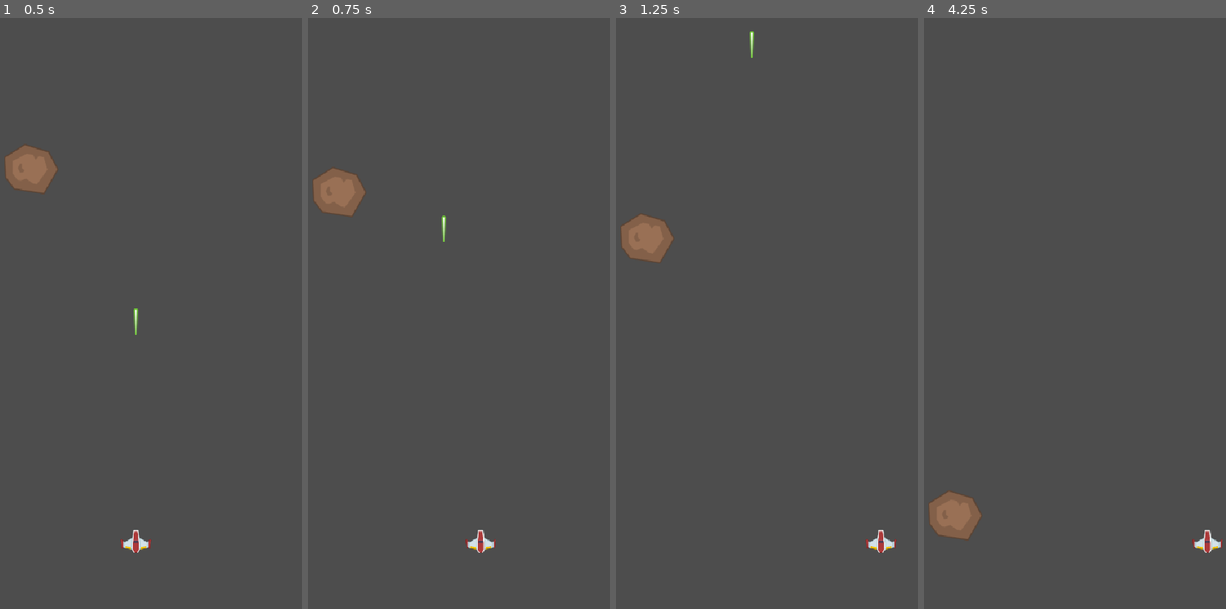
Above: before the commit, frames 1-4 (left to right).
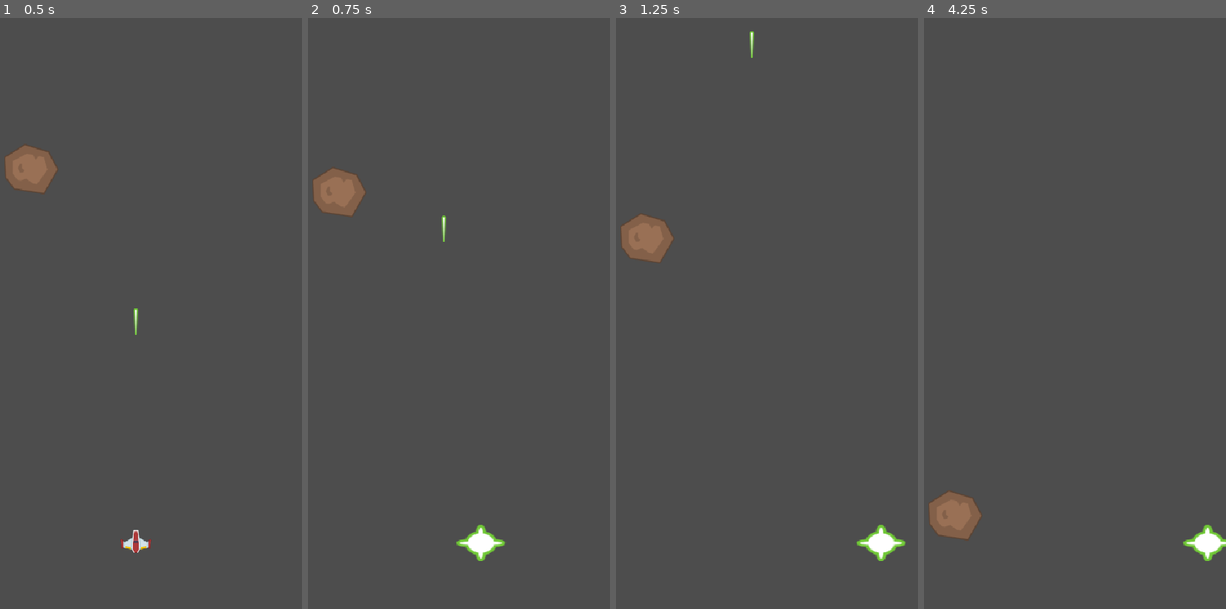
Above: after the commit, the same moments.

Repository: patsygibson/the_space_waste_game
Game: Godot game, scene res://scenes/main.tscn
Same seed, same stepped clock (60 frames per second), same inputs: the game is played once before the commit and once after it.
Inputs:
- Up to frame 1 (0.5 s): no input
- Up to frame 2 (0.75 s): hold Right (move_right) from 0.53 s (still down); tap W (shield_activation, bound only after the commit) at 0.6 s
- Up to frame 3 (1.25 s): keep holding Right (move_right)
- Up to frame 4 (4.25 s): release Right (move_right) at 1.28 s; hold Down (move_down) 1.28-2.03 s; tap Space (shoot) at 1.35, 3.6 s; tap W (shield_activation, bound only after the commit) at 1.55, 2.1, 2.85, 3.8 s; hold Right (move_right) 2.03-2.78 s; hold Up (move_up) 2.78-3.53 s; hold Left (move_left) from 3.53 s (still down)

Frame 1 is identical in both runs. In frame 2, 0.5% of the frame differs, in the area x 49-66%, y 85-92%; in frame 3, 0.5%, in the area x 79-96%, y 85-92%; in frame 4, 0.5%.

Commit message:
ADDED SHIELD FUNCTION

Diff:
--- a/project.godot
+++ b/project.godot
@@ -31,11 +31,6 @@
 
 [input]
 
-quit={
-"deadzone": 0.2,
-"events": [Object(InputEventKey,"resource_local_to_scene":false,"resource_name":"","device":-1,"window_id":0,"alt_pressed":false,"shift_pressed":false,"ctrl_pressed":false,"meta_pressed":false,"pressed":false,"keycode":0,"physical_keycode":4194305,"key_label":0,"unicode":0,"location":0,"echo":false,"script":null)
-]
-}
 reset={
 "deadzone": 0.2,
 "events": [Object(InputEventKey,"resource_local_to_scene":false,"resource_name":"","device":-1,"window_id":0,"alt_press …(192 unchanged characters)…
@@ -66,6 +61,16 @@
 "events": [Object(InputEventKey,"resource_local_to_scene":false,"resource_name":"","device":-1,"window_id":0,"alt_press …(191 unchanged characters)…
 ]
 }
+shield_activation={
+"deadzone": 0.2,
+"events": [Object(InputEventKey,"resource_local_to_scene":false,"resource_name":"","device":16,"window_id":0,"alt_pressed":false,"shift_pressed":false,"ctrl_pressed":false,"meta_pressed":false,"pressed":false,"keycode":0,"physical_keycode":87,"key_label":0,"unicode":0,"location":0,"echo":false,"script":null)
+]
+}
+quit={
+"deadzone": 0.2,
+"events": [Object(InputEventKey,"resource_local_to_scene":false,"resource_name":"","device":-1,"window_id":0,"alt_pressed":false,"shift_pressed":false,"ctrl_pressed":false,"meta_pressed":false,"pressed":false,"keycode":0,"physical_keycode":4194305,"key_label":0,"unicode":0,"location":0,"echo":false,"script":null)
+]
+}
 
 [layer_names]
 
--- a/scenes/bigbrown.gd
+++ b/scenes/bigbrown.gd
@@ -12,5 +12,10 @@
 
 func _on_body_entered(body):
 	if body is Player:
-		body.die() #the Player dies
-		die() #it dies as well
+		print("Shield visible: ", body.get_node("Shield").visible)
+		#body.die() #the Player dies
+		#die() #it dies as well
+		if not body.get_node("Shield").visible:
+			body.die()
+			die()
+# If the shield is not visible, then the player and big brown die
--- /dev/null
+++ b/scenes/hud.tscn
@@ -0,0 +1,5 @@
+[gd_scene format=3 uid="uid://qaybdxhd7ah6"]
+
+[node name="HUD" type="CanvasLayer" unique_id=1656383675]
+
+[node name="Score" type="Timer" parent="." unique_id=1991070495]
--- a/scenes/player.tscn
+++ b/scenes/player.tscn
@@ -2,6 +2,7 @@
 
 [ext_resource type="Texture2D" uid="uid://b68u8kjedpuvo" path="res://assets/playerShip1_red.png" id="1_3vyb7"]
 [ext_resource type="Script" uid="uid://r73dvq5erpm0" path="res://scripts/player.gd" id="1_g2els"]
+[ext_resource type="Texture2D" uid="uid://bfv2bxe3xcp68" path="res://assets/laserGreen14.png" id="3_qhqgy"]
 
 [node name="Player" type="CharacterBody2D" unique_id=1104090414]
 collision_mask = 2
@@ -16,4 +17,11 @@
 polygon = PackedVector2Array(-22, 12, -24, -3, -6, -6, -4, -19, 4, -19, 6, -6, 24, -3, 23, 12, 3, 18, -4, 18, -21, 13)
 
 [node name="Muzzle" type="Marker2D" parent="." unique_id=1767528468]
+visibility_layer = 2
 position = Vector2(0, -24)
+
+[node name="Shield" type="Sprite2D" parent="." unique_id=285763333]
+visible = false
+position = Vector2(0.12500072, 2.8750014)
+scale = Vector2(1.703125, 1.2663044)
+texture = ExtResource("3_qhqgy")
--- a/scripts/player.gd
+++ b/scripts/player.gd
@@ -3,7 +3,7 @@
 
 signal laser_shot(laser_scene, location)
 
-@export var speed = 300
+@export var speed = 300.0
 
 @onready var muzzle = $Muzzle
 
@@ -13,10 +13,13 @@
 	if Input.is_action_just_pressed("shoot"):
 		shoot()
 
+	if Input.is_action_just_pressed("shield_activation"):
+		$Shield.visible = not $Shield.visible
+		#If it just was '= true' then the shield would stay even if you click W again
+
+
 func _physics_process(_delta):
 	var direction = Vector2(Input.get_axis("move_left", "move_right"), Input.get_axis("move_up", "move_down"))
-
-	#print(direction)
 	#Input.get_axis returns in the output dock -1 (for example)  when then the first argument is pressed (example: "move_left" or "move_up" [up in Godot is negative])
 	#we can now use this vector2 (direction) to set the velocity of the character body (line 9)
 
Binary file added: assets/laserGreen14.png
Not shown, added: assets/laserGreen14.png.import
